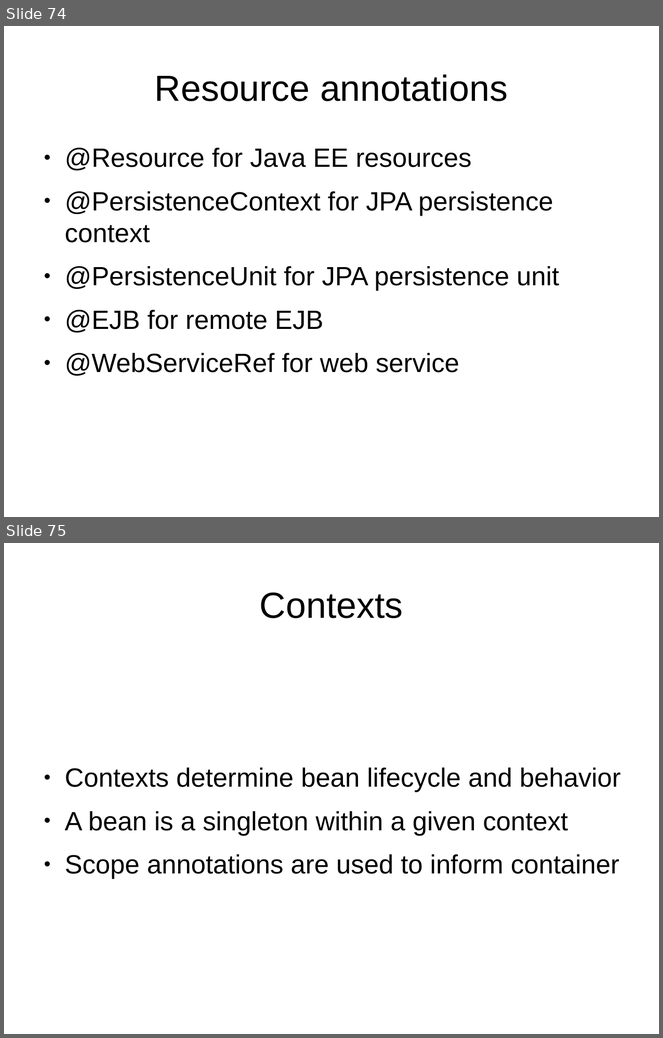
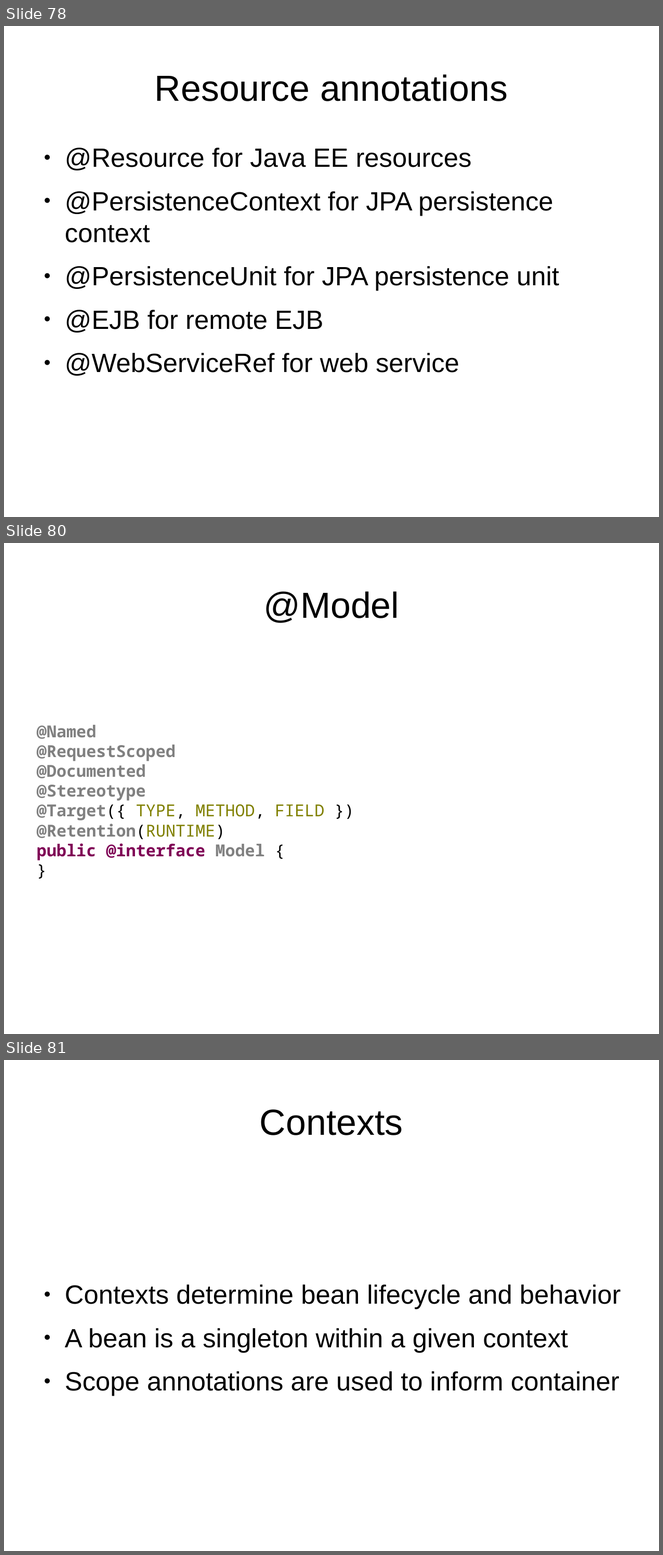
Before and after one commit to FrigoCoder/CDI, a slide deck: CDI.odp. Shown one above the other, each under a label of ours: slides 74 and 75 before the commit, slides 78, 80 and 81 after it; the slides between them are not shown. The pictures are 663x1038 and 663x1555 pixels, drawn with LibreOffice and Linux fonts; fonts in the diff are those of the drawing. Boxes give left, top, right and bottom in pixels: in the first picture for what was removed or moved away, otherwise in the second. Text is boxed around its words. In the diff, an @@ line names an element or a change of style, - is before the commit and + after.

```diff
--- a/CDI.odp
+++ b/CDI.odp
@@ slide 80 added at box(4, 543, 659, 1034), background #FFFFFF @@
@@ title added at box(263, 591, 399, 623), 44 pt, text #000000 @@
+@Model
@@ text added at box(37, 725, 324, 861), 20 pt, text #808080, bold @@
+@Named
+@RequestScoped
+@Documented
+@Stereotype
+@Target({ TYPE, METHOD, FIELD })
+@Retention(RUNTIME)
+public @interface Model {
+}
@@ what was slide 74 is now slide 78 @@
@@ what was slide 75 is now slide 81 @@
```
Also in this commit, not shown: 5 other slides added.
